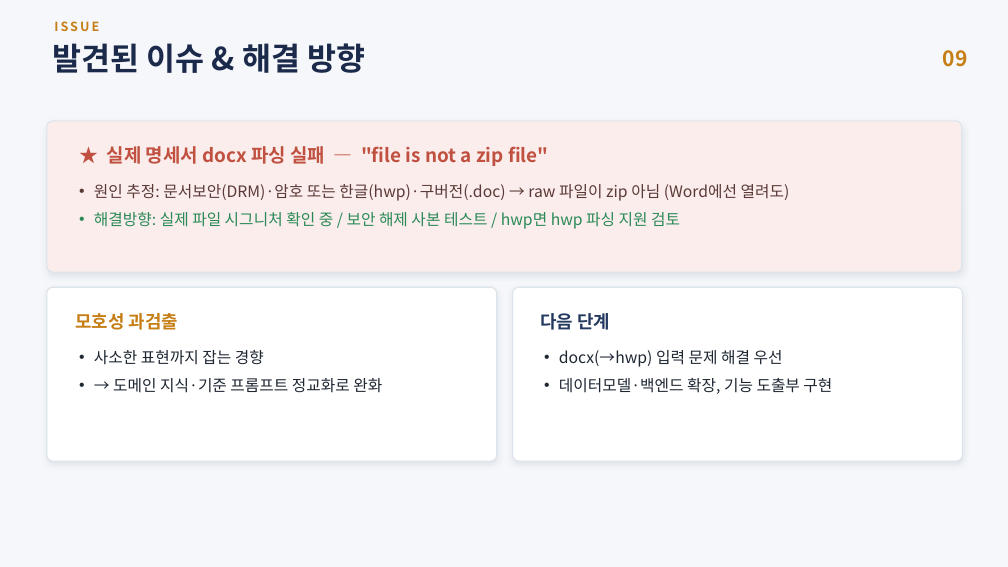
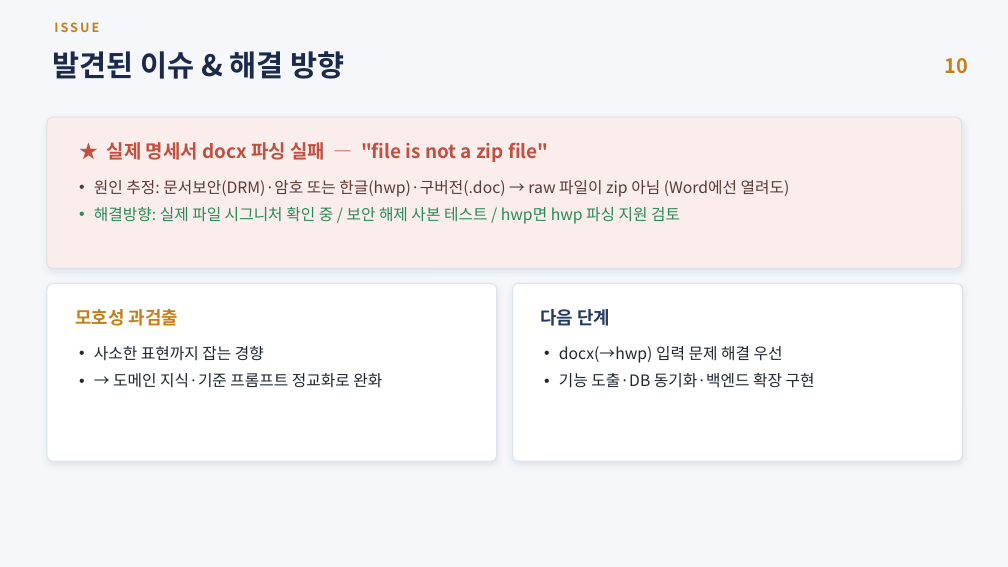
Before and after one commit to jihunhan98/semes-superrookie, a slide deck: slide 10 of docs/진행공유_요구사항자동화.pptx (slide 9 before the commit). Drawn at 1008x567 pixels with LibreOffice and Linux fonts; fonts in the diff are those of the drawing. Boxes give left, top, right and bottom in pixels: in the first picture for what was removed or moved away, otherwise in the second. Text is boxed around its words. In the diff, an @@ line names an element or a change of style, - is before the commit and + after.

```diff
--- a/docs/진행공유_요구사항자동화.pptx
+++ b/docs/진행공유_요구사항자동화.pptx
@@ text "발견된 이슈 & 해결 방향" at box(53, 51, 344, 79): size 30 to 28 pt @@
@@ text removed at box(943, 50, 968, 67) @@
-09
@@ text added at box(944, 58, 967, 74), 19 pt, text #C67F17, bold @@
+10
@@ 3 texts, 1 rounded rectangle: place and size @@
-3 texts, 1 rounded rectangle at box(47, 121, 962, 330)
+3 texts, 1 rounded rectangle at box(47, 117, 962, 326)
@@ text "원인 추정: 문서보안(DRM)·암호 또는 한글(hwp)·구버전(.doc) ..." at box(94, 180, 790, 224): less space between paragraphs @@
@@ rounded rectangle at box(47, 284, 497, 461): proportions changed @@
@@ rounded rectangle at box(513, 284, 963, 461): proportions changed @@
@@ text "사소한 표현까지 잡는 경향" at box(94, 346, 382, 388): less space between paragraphs @@
@@ text at box(559, 346, 783, 363): less space between paragraphs @@
@@ text at box(559, 373, 815, 388): text changed @@
-• 데이터모델·백엔드 확장, 기능 도출부 구현
+• 기능 도출·DB 동기화·백엔드 확장 구현
```
Also in this commit, not shown: 5 other slides changed, 5 slides added, 4 slides removed, 3 other files.
